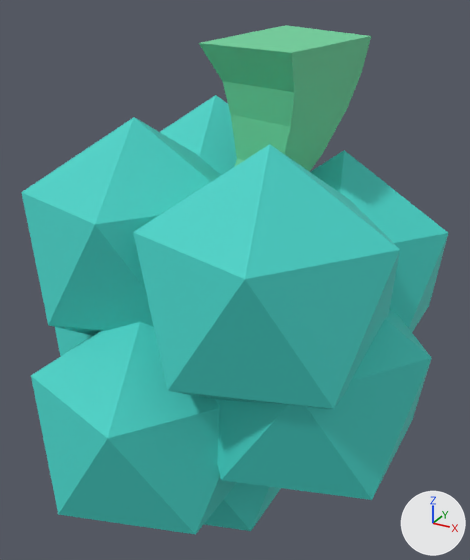
A saved change to the OBJ model src/assets/models/Bonus_SpeedDown.obj.
Before and after are seen from a camera (50 mm lens) standing at (1.15, -2.6, 1.66) and looking at (-0.14, -0.25, 0.49). The axes (+X, +Y, +Z) are drawn at lower right. The lights are the same throughout. Where no turn or scale is listed for an object, it has been applied to the vertices.

Before the edit, the objects in view are built like this:
```python
ob_icosphere_001 = bpy.data.objects.new('Icosphere.001', me_icosphere_001)
ob_icosphere_001.location = (0.0, 0.0, 0.0)
ob_icosphere_002 = bpy.data.objects.new('Icosphere.002', me_icosphere_002)
ob_icosphere_002.location = (0.0, 0.0, 0.0)
ob_icosphere_003 = bpy.data.objects.new('Icosphere.003', me_icosphere_003)
ob_icosphere_003.location = (0.0, 0.0, 0.0)
ob_icosphere_004 = bpy.data.objects.new('Icosphere.004', me_icosphere_004)
ob_icosphere_004.location = (0.0, 0.0, 0.0)
ob_icosphere_005 = bpy.data.objects.new('Icosphere.005', me_icosphere_005)
ob_icosphere_005.location = (0.0, 0.0, 0.0)
ob_icosphere_006 = bpy.data.objects.new('Icosphere.006', me_icosphere_006)
ob_icosphere_006.location = (0.0, 0.0, 0.0)
ob_icosphere_007 = bpy.data.objects.new('Icosphere.007', me_icosphere_007)
ob_icosphere_007.location = (0.0, 0.0, 0.0)
ob_icosphere_008 = bpy.data.objects.new('Icosphere.008', me_icosphere_008)
ob_icosphere_008.location = (0.0, 0.0, 0.0)
ob_plane = bpy.data.objects.new('Plane', me_plane)
ob_plane.location = (0.0, 0.0, 0.0)
```
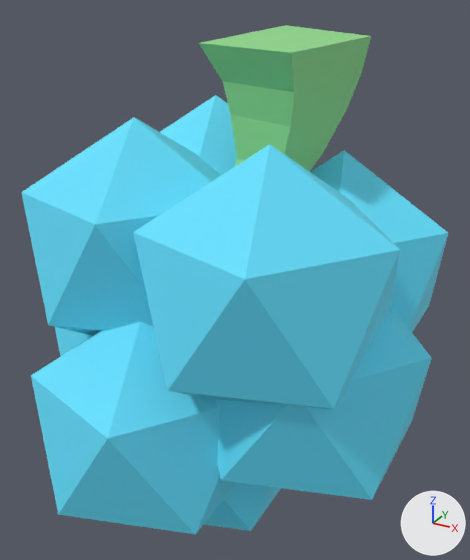
Pixel boxes (x1, y1, x2, y2) of what changed, in the pictures (470 x 560 px):
'Icosphere.005', surface changed
    both: (133, 144, 400, 409)
'Icosphere.007', surface changed
    both: (31, 322, 237, 535)
'Icosphere.002', surface changed
    both: (21, 117, 221, 336)
'Icosphere.004', surface changed
    both: (215, 310, 432, 500)
'Icosphere.006', surface changed
    both: (311, 150, 448, 332)
'Icosphere.003', surface changed
    both: (160, 95, 237, 175)
'Icosphere.008', surface changed
    both: (204, 482, 281, 531)
'Icosphere.001', surface changed
    both: (55, 327, 92, 356)

The edits, one by one:
Picture 'speedDown.png' (img_speeddown_png) is new.
In material 'fruit' (mat_fruit), base_color is no longer (0.0587, 0.64, 0.569), cyan #45d1c7.
In material 'fruit' (mat_fruit), texture is now set to img_speeddown_png.
